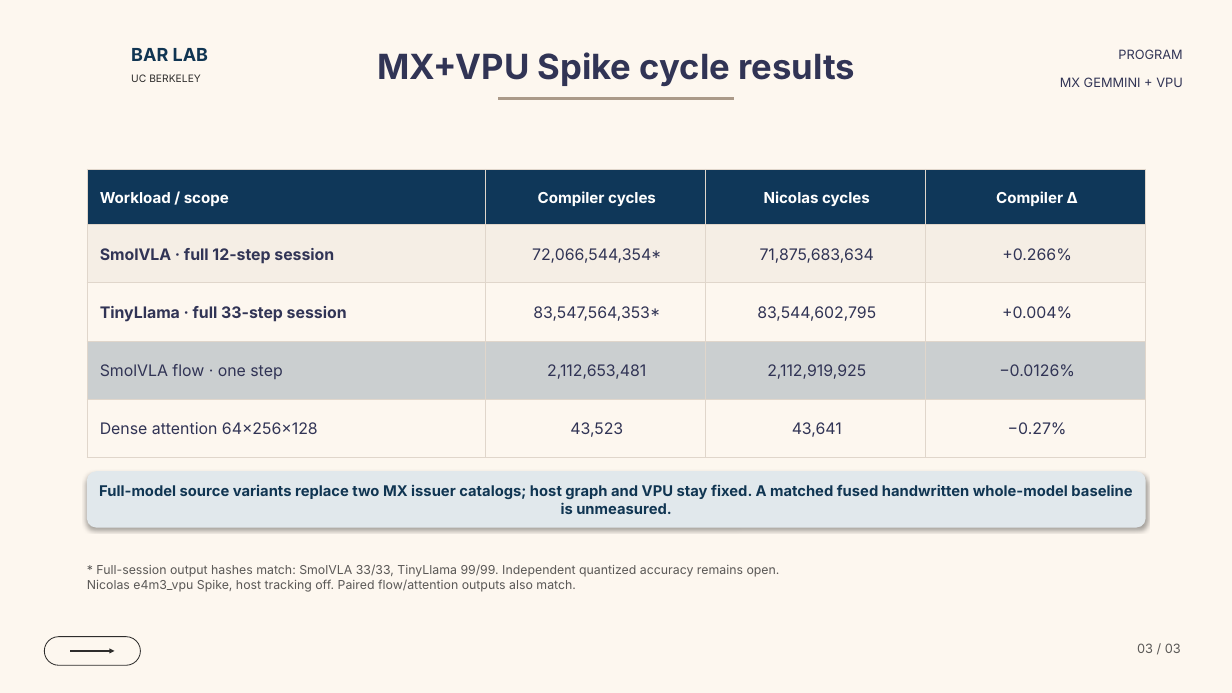
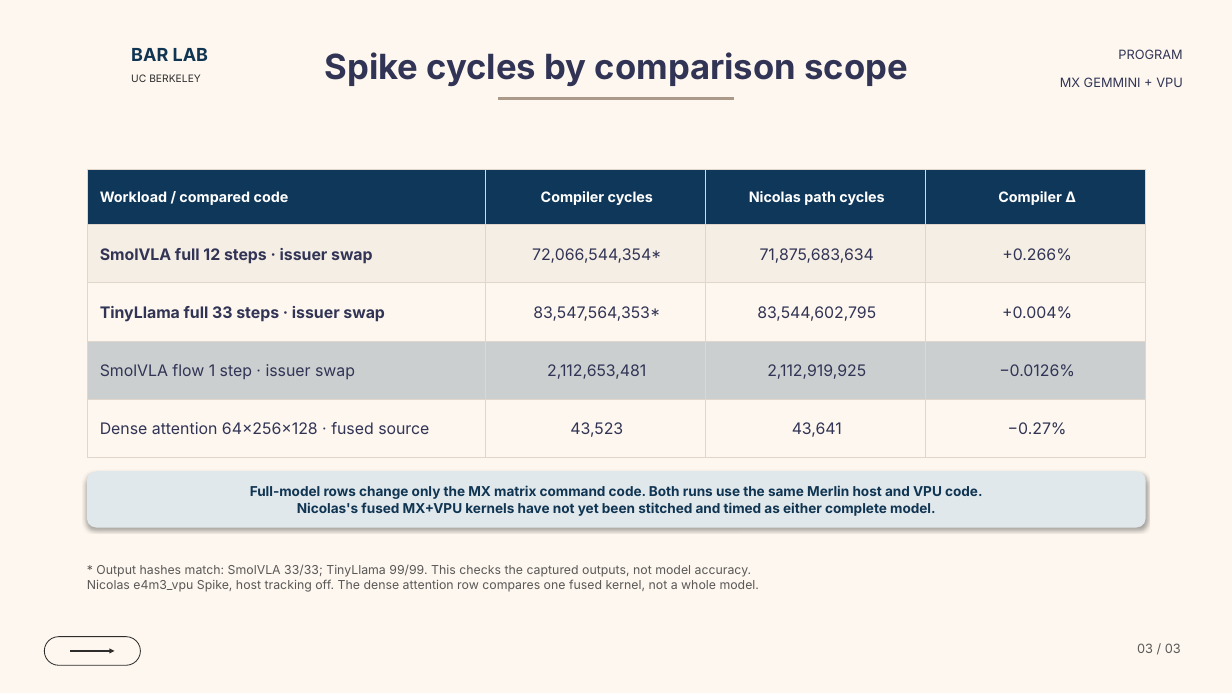
Before and after one commit to ucb-bar/mx-gemmini-mlir, a slide deck: slide 3 of docs/presentations/mx_gemmini_dialect_overview.pptx. Drawn at 1232x693 pixels with LibreOffice and Linux fonts; fonts in the diff are those of the drawing; background and template pictures are left out. Boxes give left, top, right and bottom in pixels: in the first picture for what was removed or moved away, otherwise in the second. Text is boxed around its words. In the diff, an @@ line names an element or a change of style, - is before the commit and + after.

Commit message:
Clarify MX slide comparisons

```diff
--- a/docs/presentations/mx_gemmini_dialect_overview.pptx
+++ b/docs/presentations/mx_gemmini_dialect_overview.pptx
@@ text at box(324, 52, 908, 86): text changed @@
-MX+VPU Spike cycle results
+Spike cycles by comparison scope
@@ table at box(87, 169, 1146, 457) @@
-row 1, column 1: Workload / scope
+row 1, column 1: Workload / compared code
-row 1, column 3: Nicolas cycles
+row 1, column 3: Nicolas path cycles
-row 2, column 1: SmolVLA · full 12-step session
+row 2, column 1: SmolVLA full 12 steps · issuer swap
-row 3, column 1: TinyLlama · full 33-step session
+row 3, column 1: TinyLlama full 33 steps · issuer swap
-row 4, column 1: SmolVLA flow · one step
+row 4, column 1: SmolVLA flow 1 step · issuer swap
-row 5, column 1: Dense attention 64×256×128
+row 5, column 1: Dense attention 64×256×128 · fused source
@@ size 11.8 to 11.2 pt in "Compiler cycles", "Compiler Δ" @@
@@ text in rounded rectangle at box(250, 485, 982, 516): text changed; size 11.5 to 10.6 pt @@
-Full-model source variants replace two MX issuer catalogs; host graph and VPU stay fixed. A matched fused handwritten whole-model baseline is unmeasured.
+Full-model rows change only the MX matrix command code. Both runs use the same Merlin host and VPU code.
+Nicolas's fused MX+VPU kernels have not yet been stitched and timed as either complete model.
@@ text at box(87, 564, 759, 592): text changed @@
-* Full-session output hashes match: SmolVLA 33/33, TinyLlama 99/99. Independent quantized accuracy remains open.
-Nicolas e4m3_vpu Spike, host tracking off. Paired flow/attention outputs also match.
+* Output hashes match: SmolVLA 33/33; TinyLlama 99/99. This checks the captured outputs, not model accuracy.
+Nicolas e4m3_vpu Spike, host tracking off. The dense attention row compares one fused kernel, not a whole model.
```
Also in this commit, not shown: 2 other slides changed, 3 other files.
